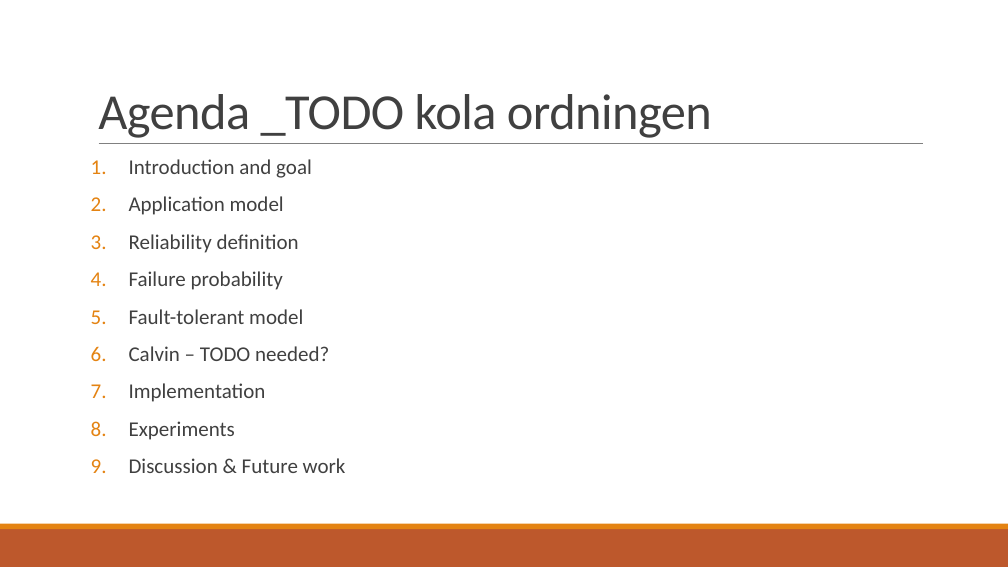
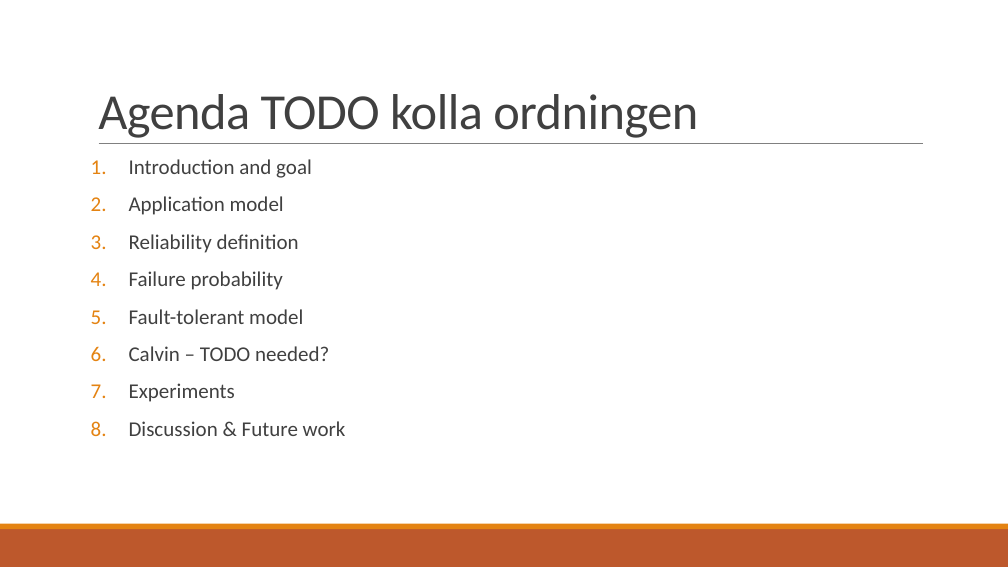
Before and after one commit to PStahl/master_thesis, a slide deck: slide 2 of presentation/presentation2.pptx. Drawn at 1008x567 pixels with LibreOffice and Linux fonts; fonts in the diff are those of the drawing. Boxes give left, top, right and bottom in pixels: in the first picture for what was removed or moved away, otherwise in the second. Text is boxed around its words. In the diff, an @@ line names an element or a change of style, - is before the commit and + after.

```diff
--- a/presentation/presentation2.pptx
+++ b/presentation/presentation2.pptx
@@ title at [98,94,698,138]: text changed @@
-Agenda _TODO kola ordningen
+Agenda TODO kolla ordningen
@@ text at [129,383,266,402]: paragraph removed @@
-7. Implementation
```
Also in this commit, not shown: 1 other slide changed.
